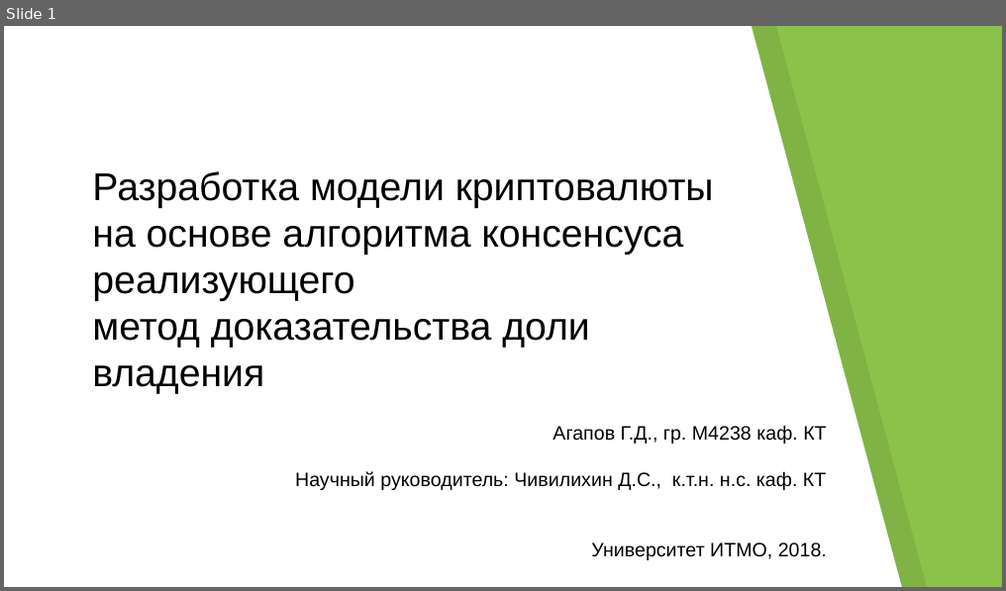
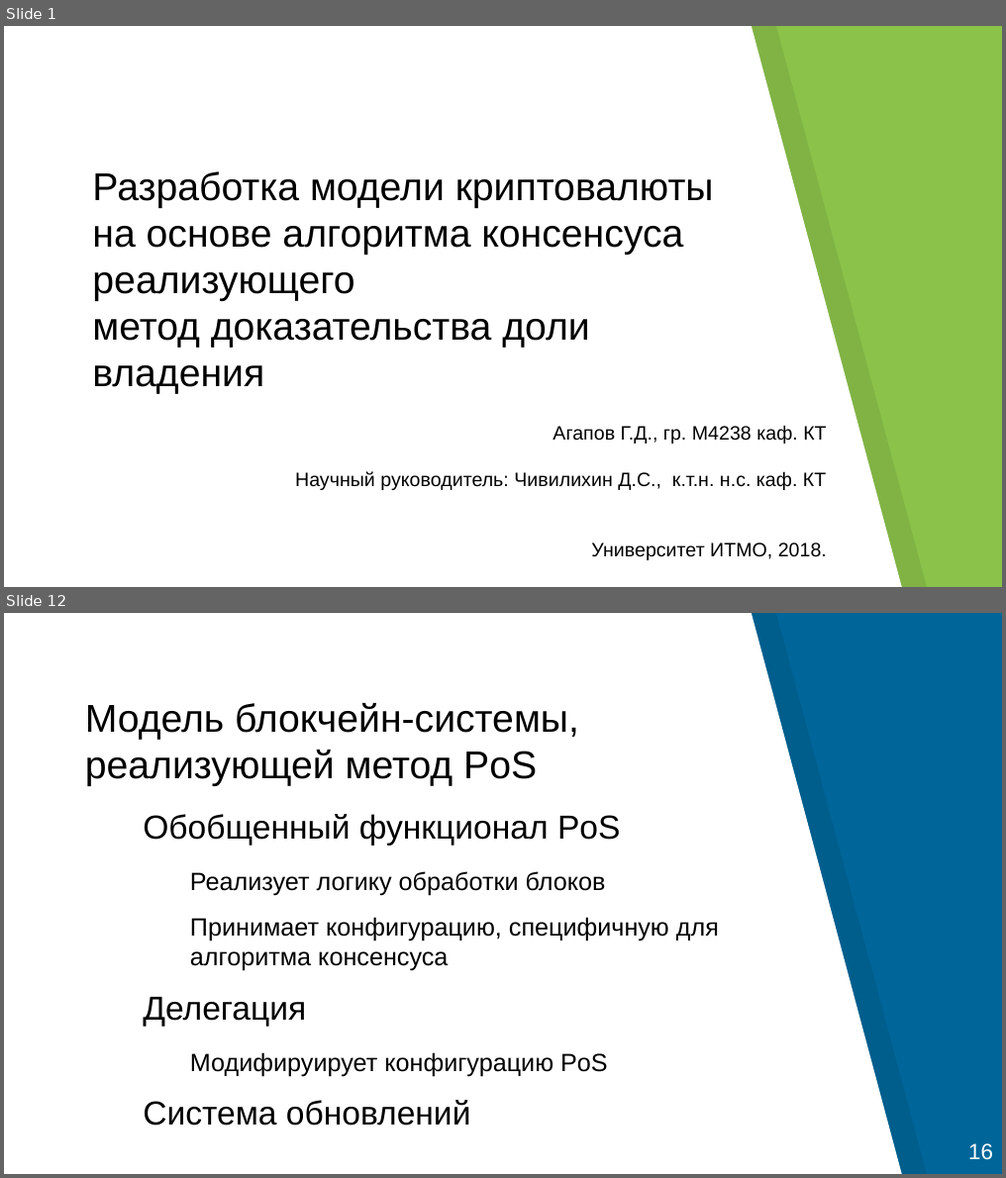
Before and after one commit to georgeee/itmo-master-thesis, a slide deck: presentation.odp. Shown one above the other, each under a label of ours: slide 1 before the commit, slides 1 and 12 after it; the slides between them are not shown. The pictures are 1006x591 and 1006x1178 pixels, drawn with LibreOffice and Linux fonts; fonts in the diff are those of the drawing; background and template pictures are left out. Boxes give left, top, right and bottom in pixels: in the first picture for what was removed or moved away, otherwise in the second. Text is boxed around its words. In the diff, an @@ line names an element or a change of style, - is before the commit and + after.

```diff
--- a/presentation.odp
+++ b/presentation.odp
@@ slide 12 added at <box>4,613,1002,1174</box>, background #006699; not listed: 2 template elements that a slide beside it also shows @@
@@ title added at <box>85,703,579,786</box>, 28 pt, text #000000 @@
+Модель блокчейн-системы, реализующей метод PoS
@@ text added at <box>143,814,719,1126</box>, 18 pt, text #000000 @@
+● Обобщенный функционал PoS
+  − Реализует логику обработки блоков
+  − Принимает конфигурацию, специфичную для алгоритма консенсуса
+● Делегация
+  − Модифируирует конфигурацию PoS
+● Система обновлений
@@ page number added at <box>807,1123,974,1174</box>, 16 pt, text #FFFFFF @@
+12 /
@@ text added at <box>968,1144,993,1160</box>, 16 pt, text #FFFFFF @@
+16
```
Also in this commit, not shown: 9 slides changed, 5 other slides added, 9 slides removed, 6 other files.
